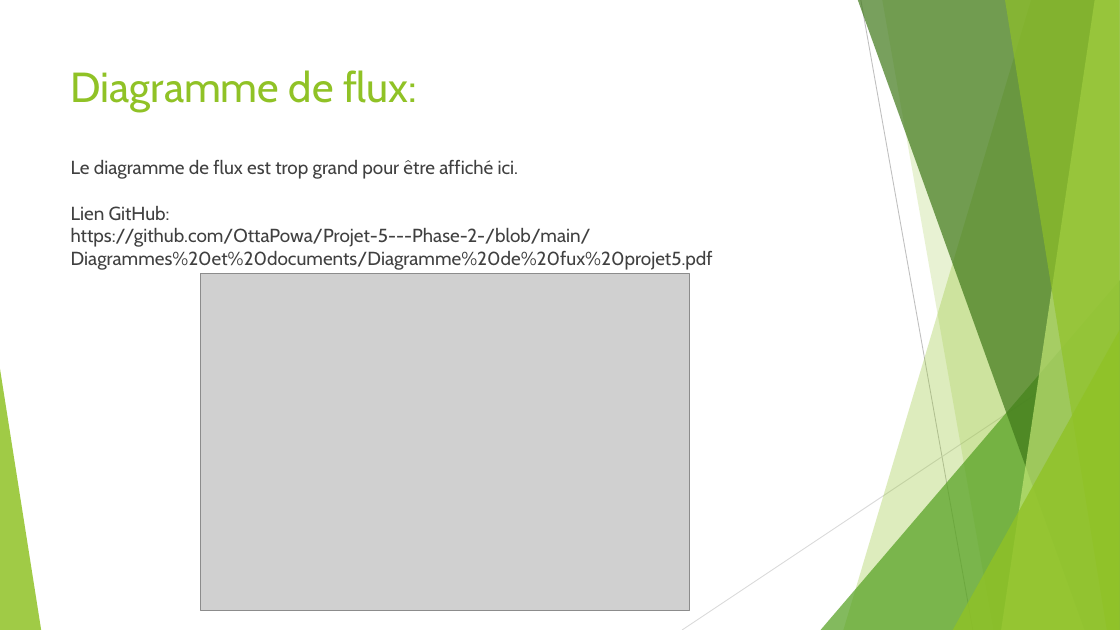
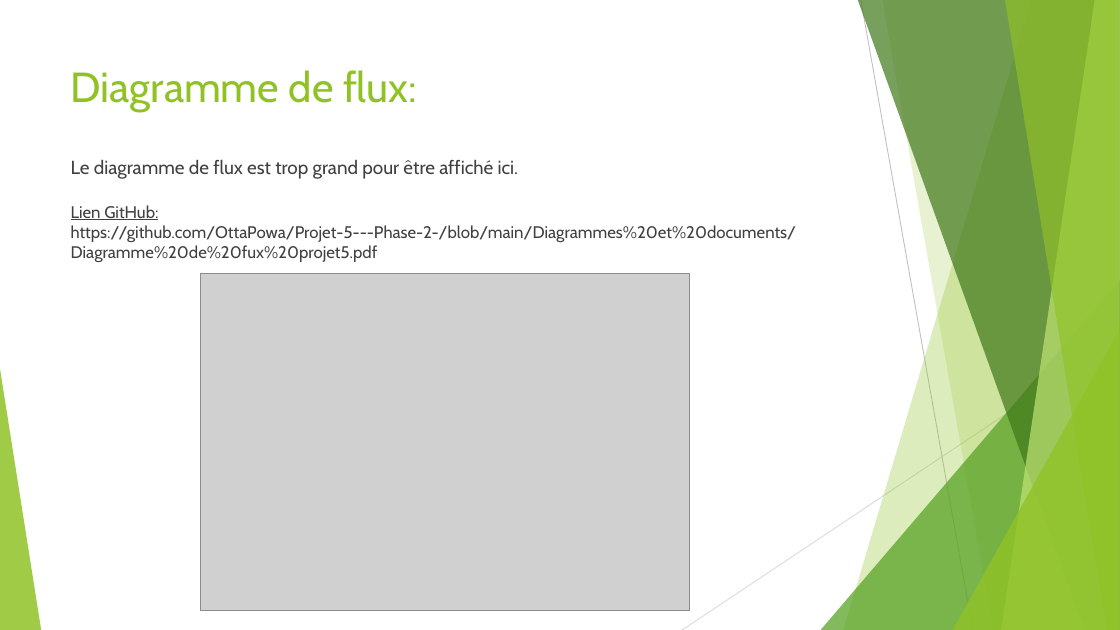
Before and after one commit to OttaPowa/Projet-5---Phase-2-, a slide deck: slide 9 of Diagrammes et documents/Support de présentation P5 Collet Jérémy.pptx. Drawn at 1120x630 pixels with LibreOffice and Linux fonts; fonts in the diff are those of the drawing; grey boxes stand for pictures. Boxes give left, top, right and bottom in pixels: in the first picture for what was removed or moved away, otherwise in the second. Text is boxed around its words. In the diff, an @@ line names an element or a change of style, - is before the commit and + after.

```diff
--- a/Diagrammes et documents/Support de présentation P5 Collet Jérémy.pptx
+++ b/Diagrammes et documents/Support de présentation P5 Collet Jérémy.pptx
@@ title "Diagramme de flux: Le diagramme ..." at [71,70,797,262]: size 16.2 to 14.4 pt in "Lien GitHub: https://github.com/OttaPowa/Projet-5---Phase-2- ..."; underline on in "Lien GitHub:" @@
```
Also in this commit, not shown: 5 other slides changed, 1 other file.
